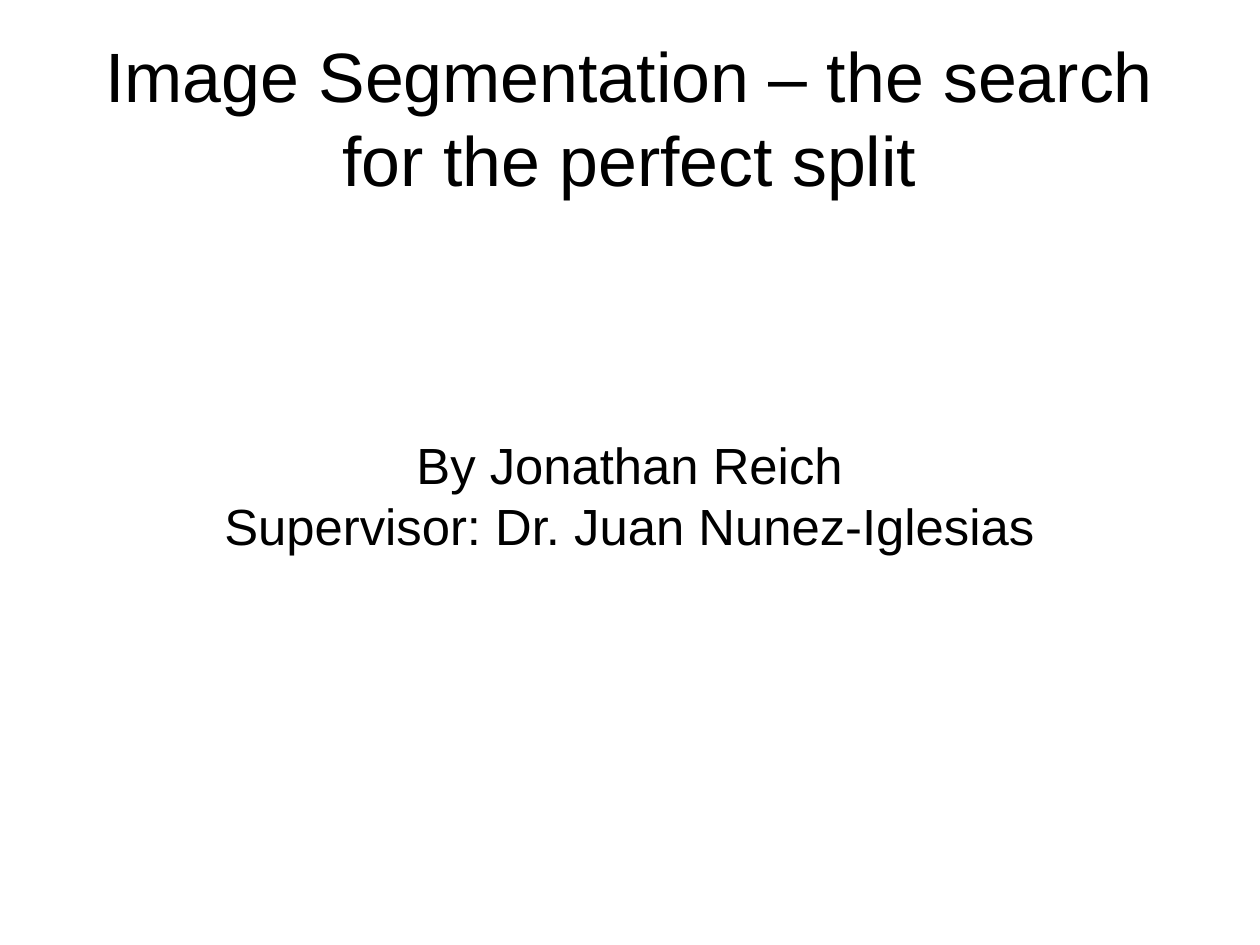
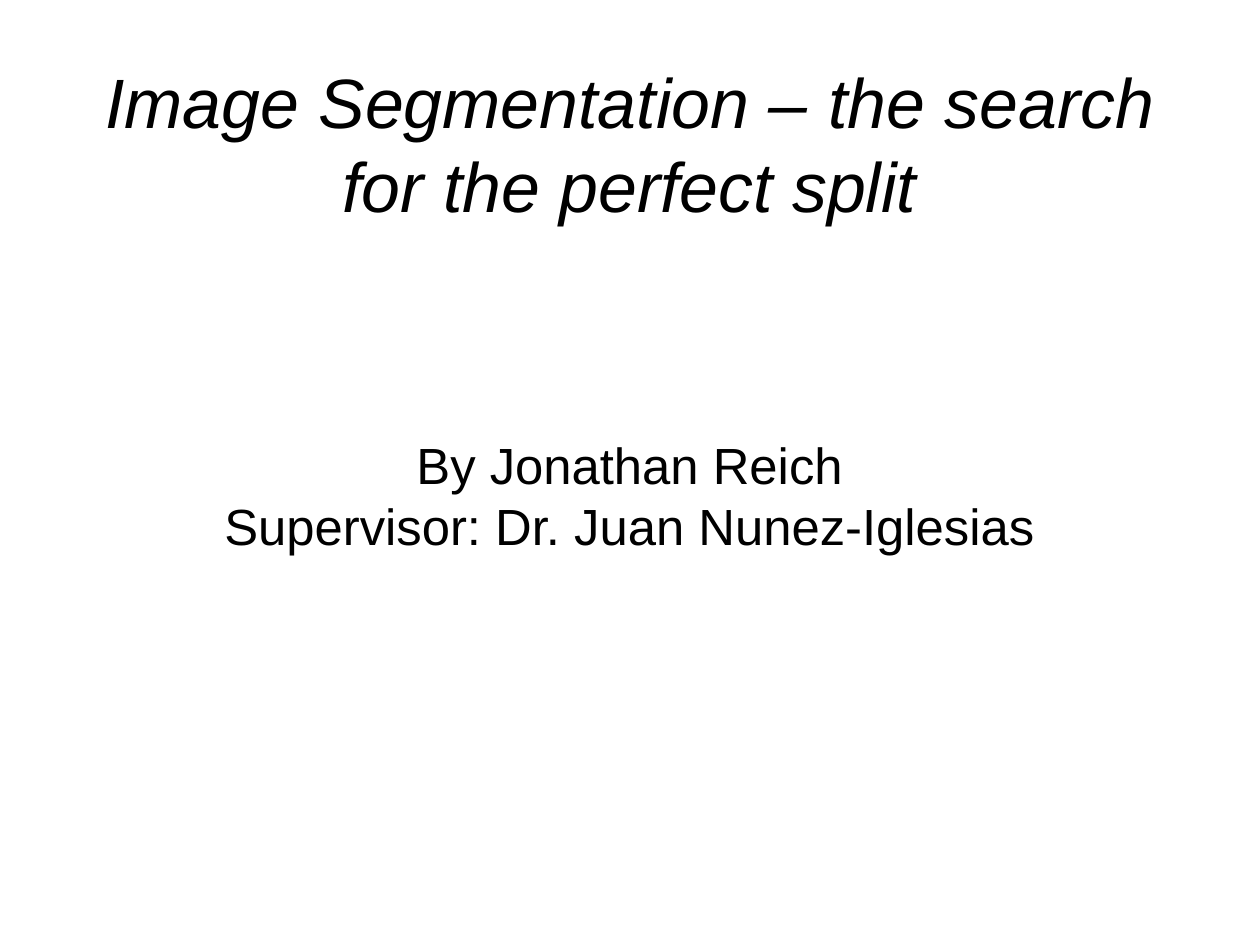
Before and after one commit to JohnnyTeutonic/view_all, a slide deck: slide 1 of Segmentation_Presentation.odp. Drawn at 1260x945 pixels with LibreOffice and Linux fonts; fonts in the diff are those of the drawing. Boxes give left, top, right and bottom in pixels: in the first picture for what was removed or moved away, otherwise in the second. Text is boxed around its words. In the diff, an @@ line names an element or a change of style, - is before the commit and + after.

```diff
--- a/Segmentation_Presentation.odp
+++ b/Segmentation_Presentation.odp
@@ title "Image Segmentation – the search ..." moved from (x1=105, y1=51, x2=1153, y2=199) to (x1=105, y1=77, x2=1155, y2=225) @@
@@ title "Image Segmentation – the search ..." at (x1=105, y1=77, x2=1155, y2=225): italic on @@
```
Also in this commit, not shown: 6 other slides changed, 7 slides added, 1 slide removed, 1 other file.
